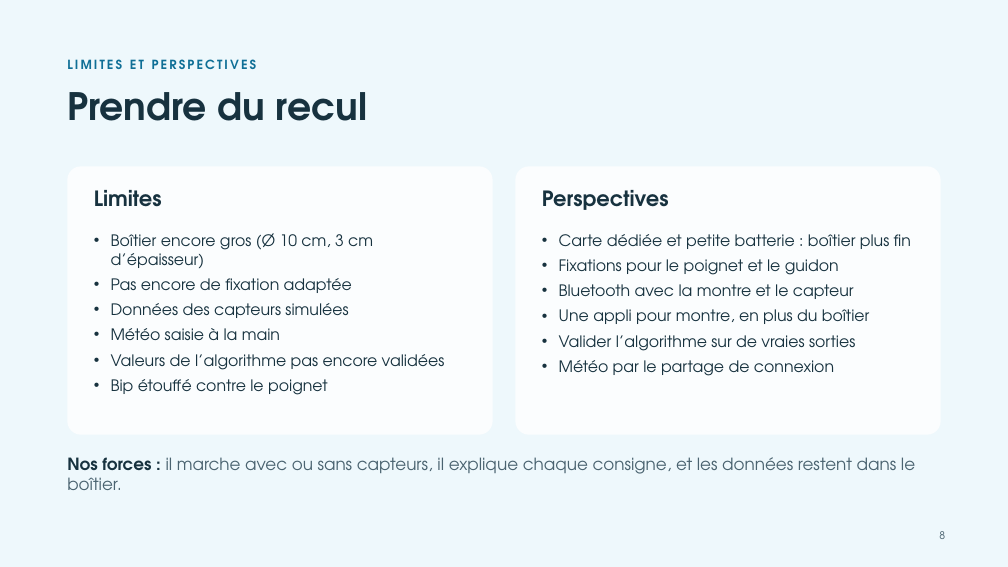
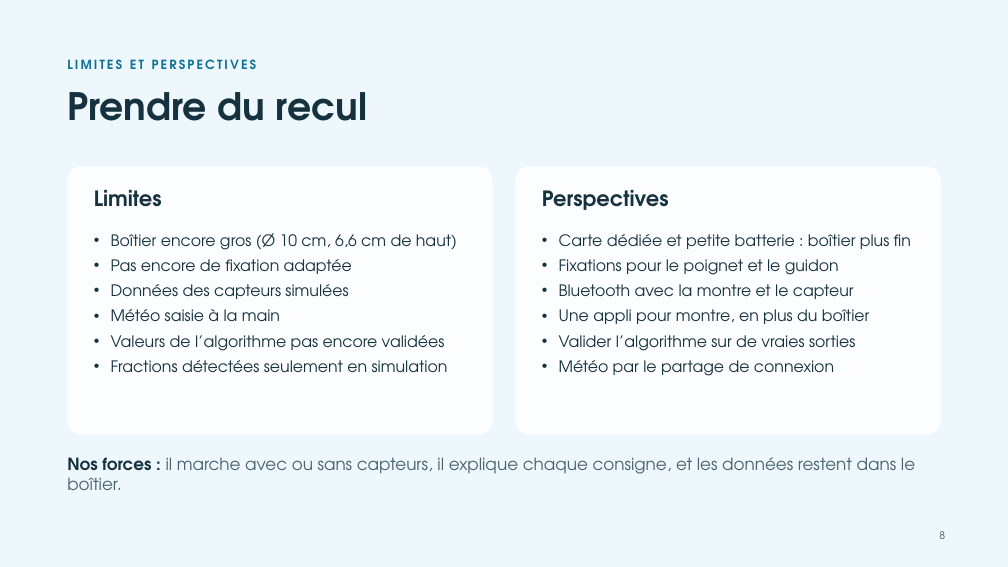
Before and after one commit to martinbaumg/hydroperf, a slide deck: slide 8 of docs/hydroperf_demo_finale.pptx. Drawn at 1008x567 pixels with LibreOffice and Linux fonts; fonts in the diff are those of the drawing. Boxes give left, top, right and bottom in pixels: in the first picture for what was removed or moved away, otherwise in the second. Text is boxed around its words. In the diff, an @@ line names an element or a change of style, - is before the commit and + after.

```diff
--- a/docs/hydroperf_demo_finale.pptx
+++ b/docs/hydroperf_demo_finale.pptx
@@ text at [111,233,457,250]: text changed @@
-• Boîtier encore gros (Ø 10 cm, 3 cm d’épaisseur)
+• Boîtier encore gros (Ø 10 cm, 6,6 cm de haut)
@@ text at [111,360,448,372]: text changed @@
-• Bip étouffé contre le poignet
+• Fractions détectées seulement en simulation
```
Also in this commit, not shown: 2 other slides changed, 7 other files.
